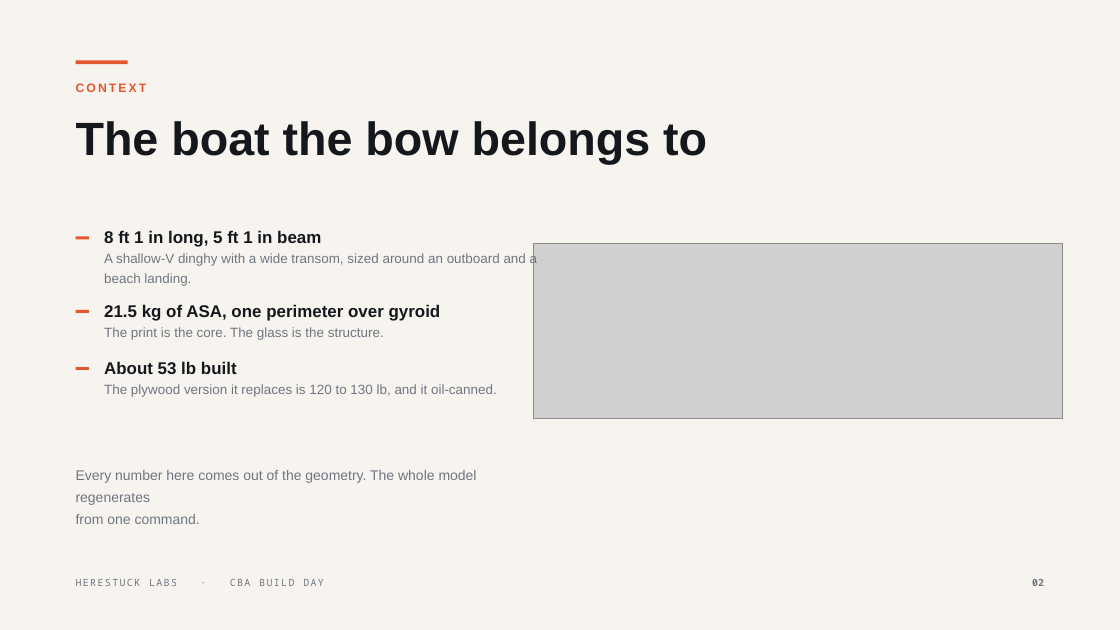
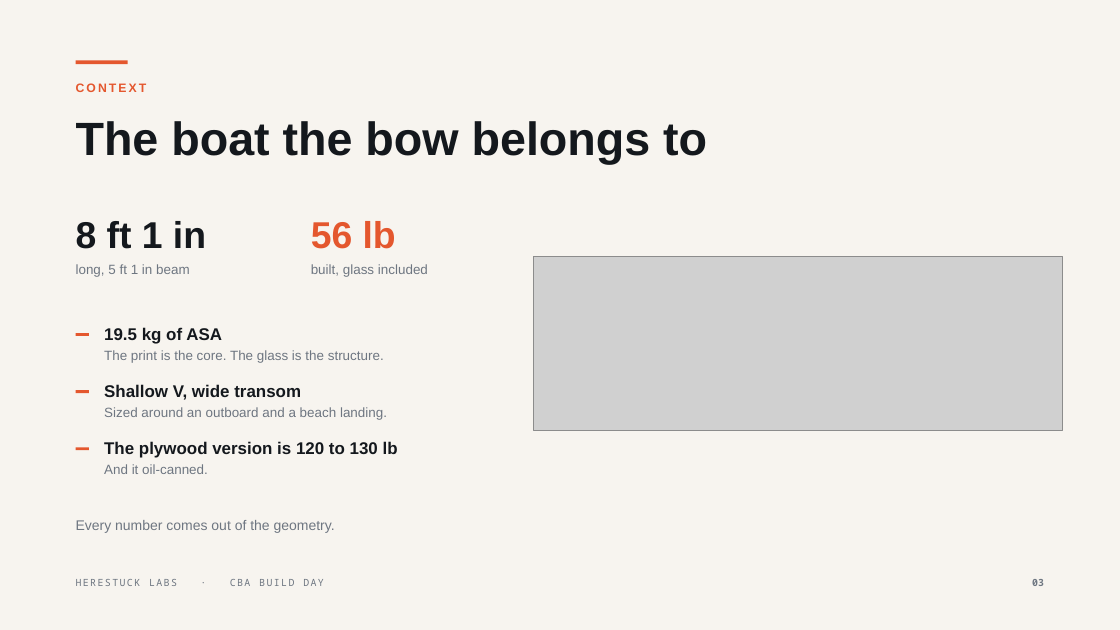
Before and after one commit to AlexWynn-AM/boat-design, a slide deck: slide 3 of herestuck_boat_build_day.pptx (slide 2 before the commit). Drawn at 1120x630 pixels with LibreOffice and Linux fonts; fonts in the diff are those of the drawing; grey boxes stand for pictures. Boxes give left, top, right and bottom in pixels: in the first picture for what was removed or moved away, otherwise in the second. Text is boxed around its words. In the diff, an @@ line names an element or a change of style, - is before the commit and + after.

```diff
--- a/herestuck_boat_build_day.pptx
+++ b/herestuck_boat_build_day.pptx
@@ text added at <box>76,221,206,249</box>, 32 pt, text #14181D, bold @@
+8 ft 1 in
@@ text added at <box>311,221,396,249</box>, 32 pt, text #E4572E, bold @@
+56 lb
@@ text at <box>76,264,190,277</box>: text changed; size 14.5 to 11.5 pt; text colour #14181D to #6E7681; bold off @@
-8 ft 1 in long, 5 ft 1 in beam
+long, 5 ft 1 in beam
@@ text added at <box>311,264,428,277</box>, 11.5 pt, text #6E7681 @@
+built, glass included
@@ picture: place and size @@
-picture at <box>534,244,1063,418</box>
+picture at <box>534,256,1063,431</box>
@@ text at <box>104,327,222,344</box>: text changed @@
-21.5 kg of ASA, one perimeter over gyroid
+19.5 kg of ASA
@@ 2 rectangles, 1 text: place and size @@
-2 rectangles, 1 text at <box>76,310,384,371</box>
+2 rectangles, 1 text at <box>76,333,384,393</box>
@@ text removed at <box>104,361,237,374</box> @@
-About 53 lb built
@@ text added at <box>104,384,301,400</box>, 14.5 pt, text #14181D, bold @@
+Shallow V, wide transom
@@ text at <box>104,407,387,420</box>: text changed @@
-A shallow-V dinghy with a wide transom, sized around an outboard and a beach landing.
+Sized around an outboard and a beach landing.
@@ rectangle: place and size @@
-rectangle at <box>76,236,89,239</box>
+rectangle at <box>76,448,89,451</box>
@@ text at <box>104,441,398,458</box>: text changed; size 11.5 to 14.5 pt; text colour #6E7681 to #14181D; bold on @@
-The plywood version it replaces is 120 to 130 lb, and it oil-canned.
+The plywood version is 120 to 130 lb
@@ text added at <box>104,464,208,474</box>, 11.5 pt, text #6E7681 @@
+And it oil-canned.
@@ text at <box>76,520,335,533</box>: text changed @@
-Every number here comes out of the geometry. The whole model regenerates
-from one command.
+Every number comes out of the geometry.
```
Also in this commit, not shown: 9 other slides changed, 1 slide added, 1 slide removed, 9 other files.
